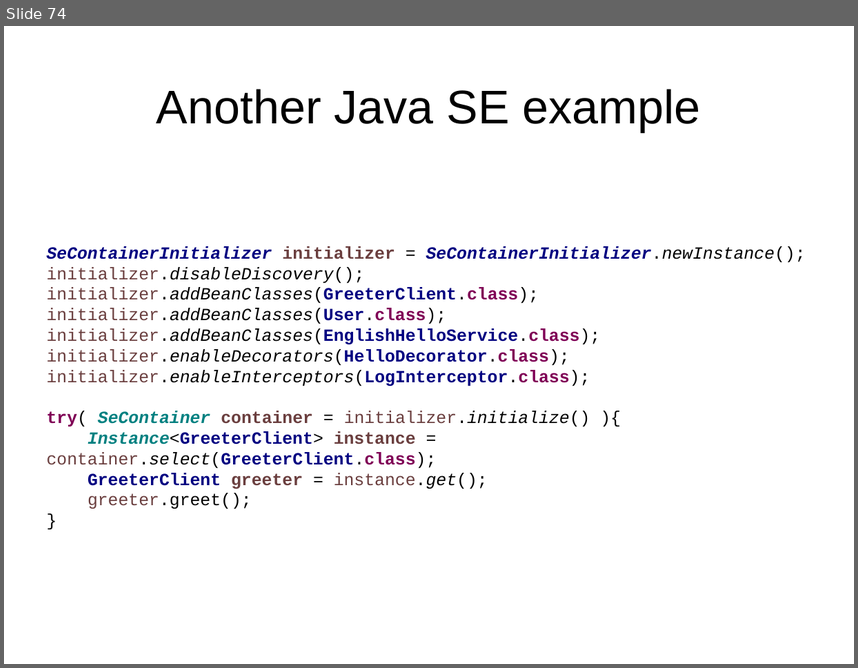
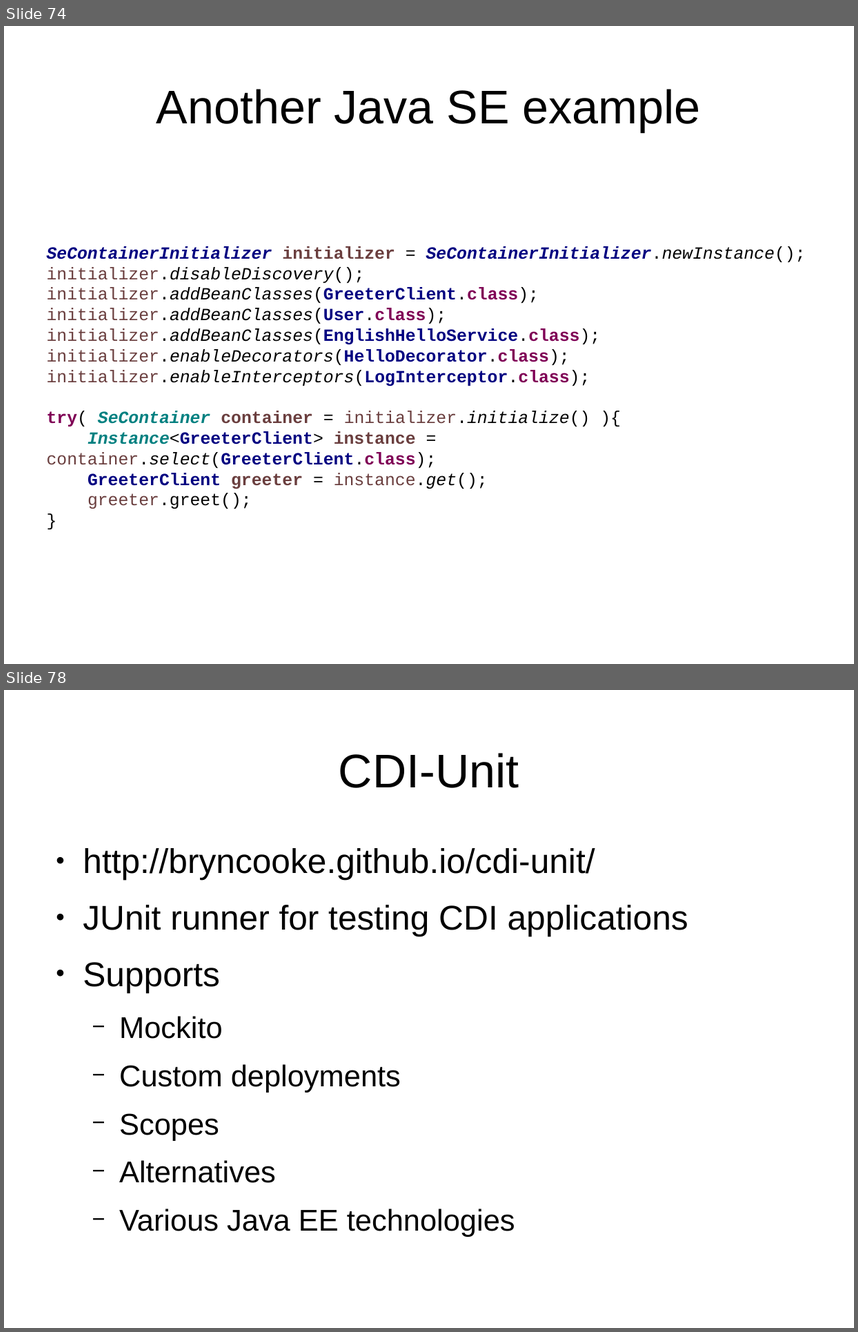
Before and after one commit to FrigoCoder/CDI, a slide deck: CDI.odp. Shown one above the other, each under a label of ours: slide 74 before the commit, slides 74 and 78 after it; the slides between them are not shown. The pictures are 858x668 and 858x1332 pixels, drawn with LibreOffice and Linux fonts; fonts in the diff are those of the drawing. Boxes give left, top, right and bottom in pixels: in the first picture for what was removed or moved away, otherwise in the second. Text is boxed around its words. In the diff, an @@ line names an element or a change of style, - is before the commit and + after.

```diff
--- a/CDI.odp
+++ b/CDI.odp
@@ slide 78 added at (4,690,854,1328), background #FFFFFF @@
@@ title added at (339,753,519,788), 44 pt, text #000000 @@
+CDI-Unit
@@ text added at (83,848,688,1236), 32 pt, text #000000 @@
+● http://bryncooke.github.io/cdi-unit/
+● JUnit runner for testing CDI applications
+● Supports
+  − Mockito
+  − Custom deployments
+  − Scopes
+  − Alternatives
+  − Various Java EE technologies
```
Also in this commit, not shown: 5 other slides added, 4 other files.
